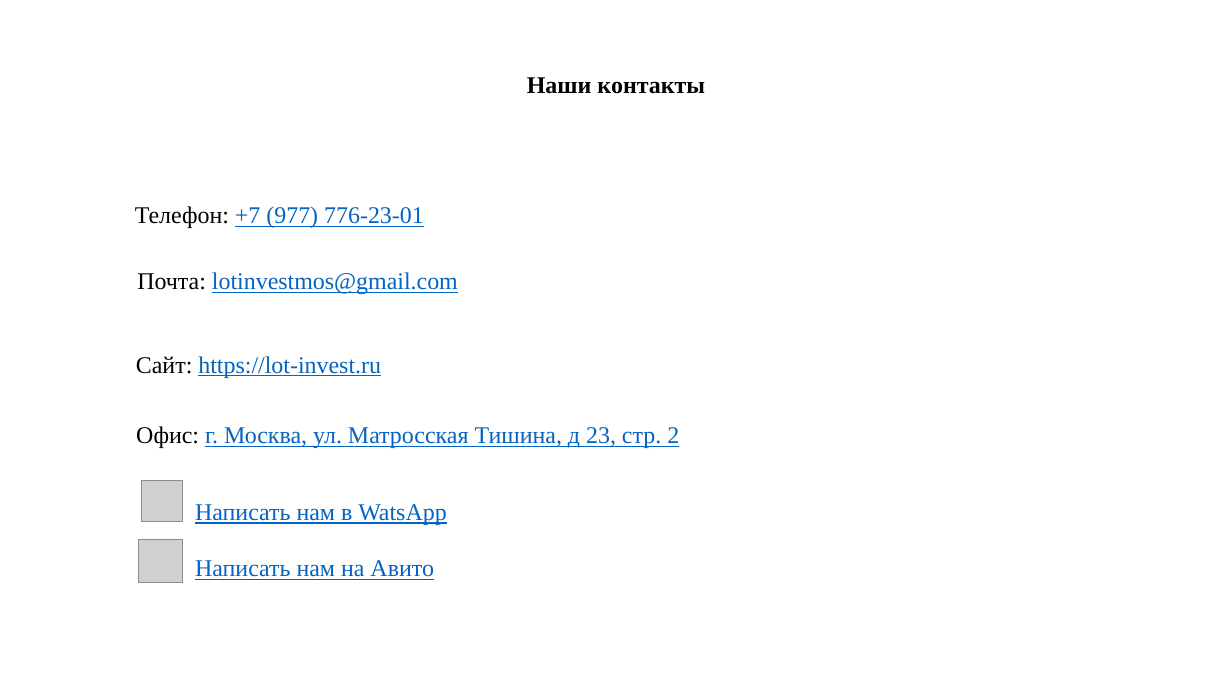
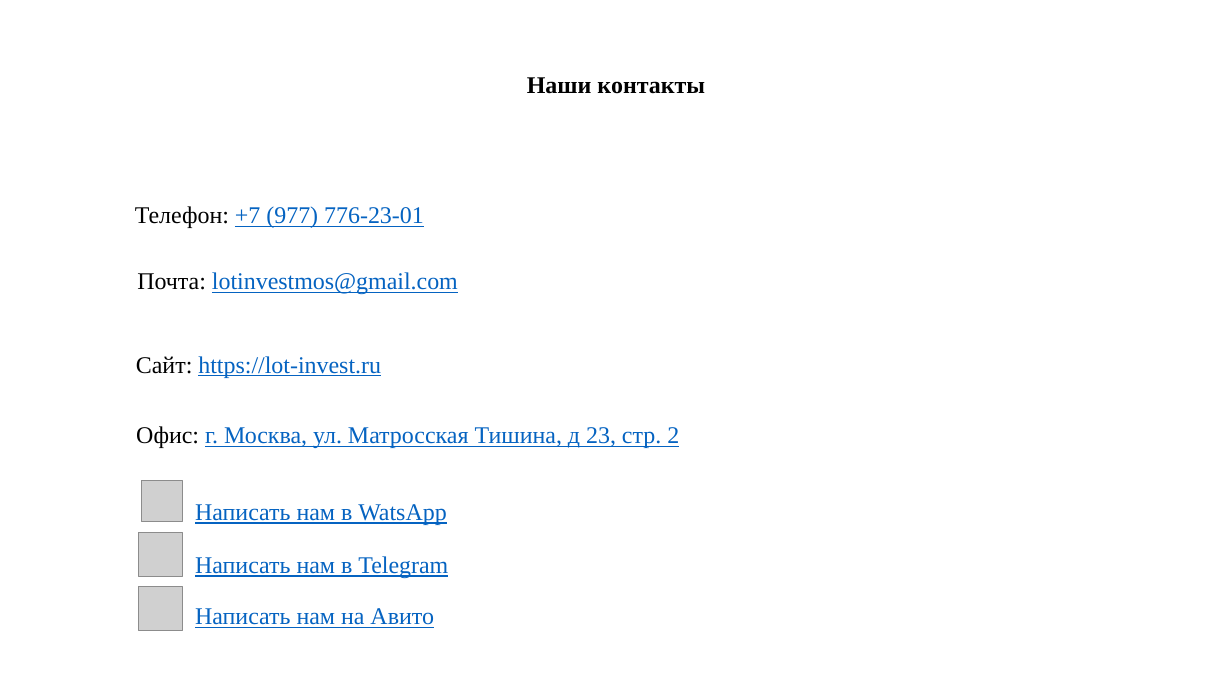
Before and after one commit to ipodprugin/togri-bot, a slide deck: slide 7 of templates/template3.pptx. Drawn at 1232x693 pixels with LibreOffice and Linux fonts; fonts in the diff are those of the drawing; grey boxes stand for pictures. Boxes give left, top, right and bottom in pixels: in the first picture for what was removed or moved away, otherwise in the second. Text is boxed around its words. In the diff, an @@ line names an element or a change of style, - is before the commit and + after.

Commit message:
added telegram contact to template

```diff
--- a/templates/template3.pptx
+++ b/templates/template3.pptx
@@ picture added at (139, 532, 182, 576) @@
@@ text "Написать нам на Авито": place and size @@
-text "Написать нам на Авито" at (195, 560, 434, 580)
+text "Написать нам на Авито" at (195, 608, 434, 628)
@@ text added at (195, 556, 448, 579), 28 pt, text #0563C1, underline @@
+Написать нам в Telegram
@@ picture: place and size @@
-picture at (139, 539, 182, 583)
+picture at (139, 586, 182, 630)
```
